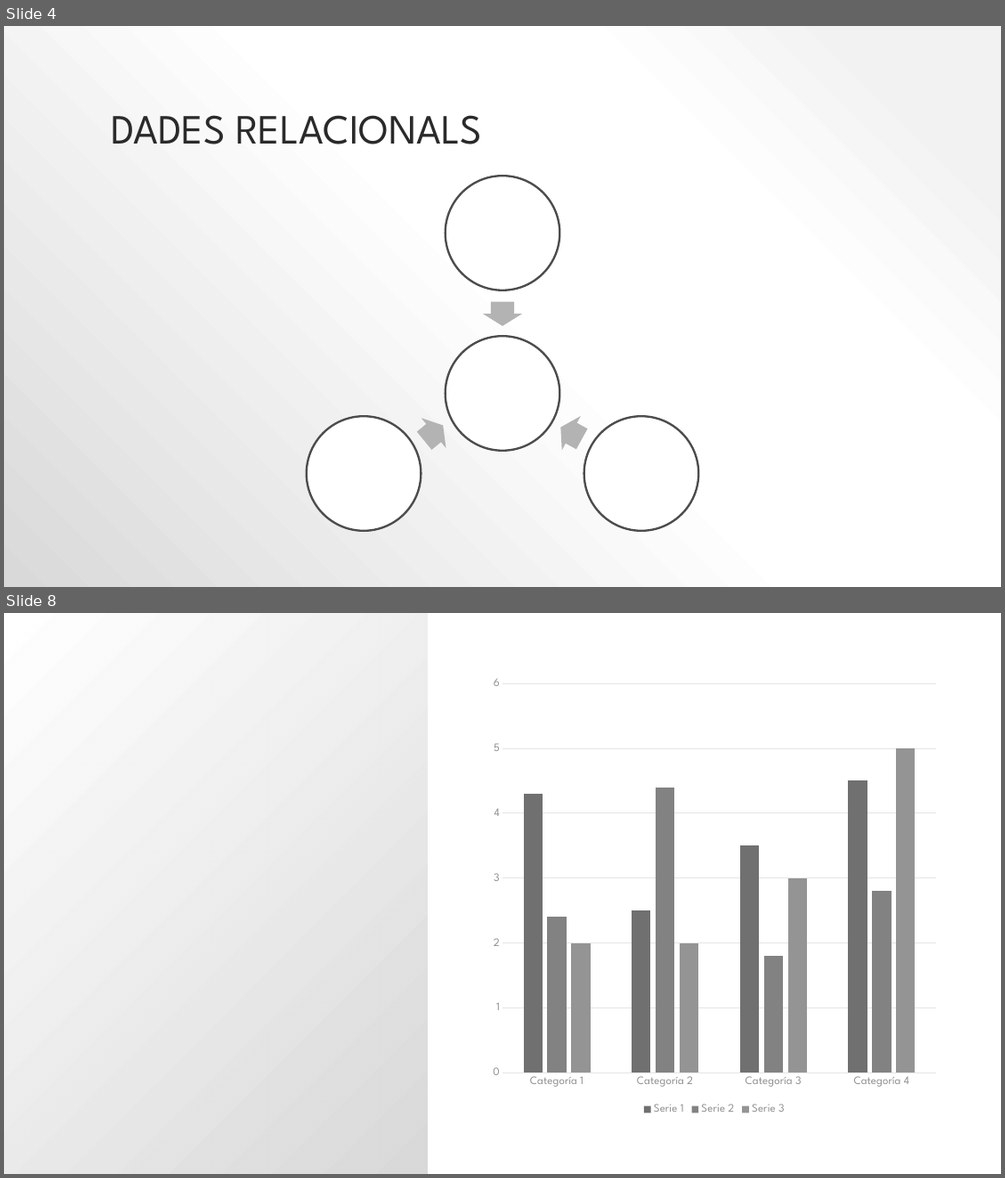
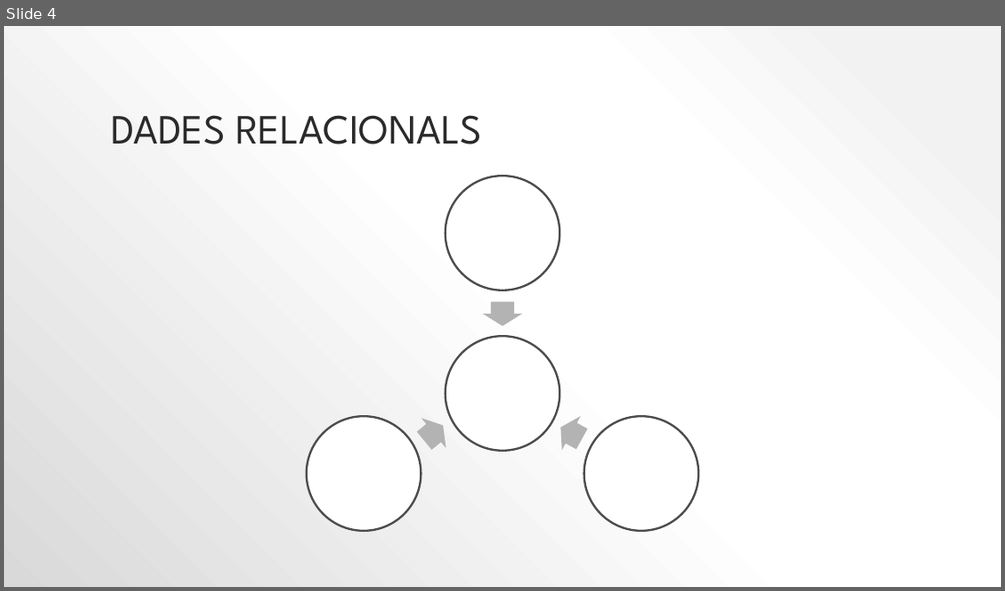
Before and after one commit to lrodrin/TFG, a slide deck: presentació.pptx. Shown one above the other, each under a label of ours: slides 4 and 8 before the commit, slide 4 after it; the slides between them are not shown. The pictures are 1005x1178 and 1005x591 pixels, drawn with LibreOffice and Linux fonts; fonts in the diff are those of the drawing. Boxes give left, top, right and bottom in pixels: in the first picture for what was removed or moved away, otherwise in the second. Text is boxed around its words. In the diff, an @@ line names an element or a change of style, - is before the commit and + after.

```diff
--- a/presentació.pptx
+++ b/presentació.pptx
@@ slide 8 removed at <box>4,613,1001,1174</box>, background #FFFFFF @@
@@ rectangle removed at <box>4,613,428,1174</box> @@
@@ column chart removed at <box>484,669,945,1118</box> @@
-categories: Categoría 1, Categoría 2, Categoría 3, Categoría 4
-Serie 1: 4.3, 2.5, 3.5, 4.5
-Serie 2: 2.4, 4.4, 1.8, 2.8
-Serie 3: 2, 2, 3, 5
```
Also in this commit, not shown: 10 slides added, 4 other slides removed, 1 other file.
